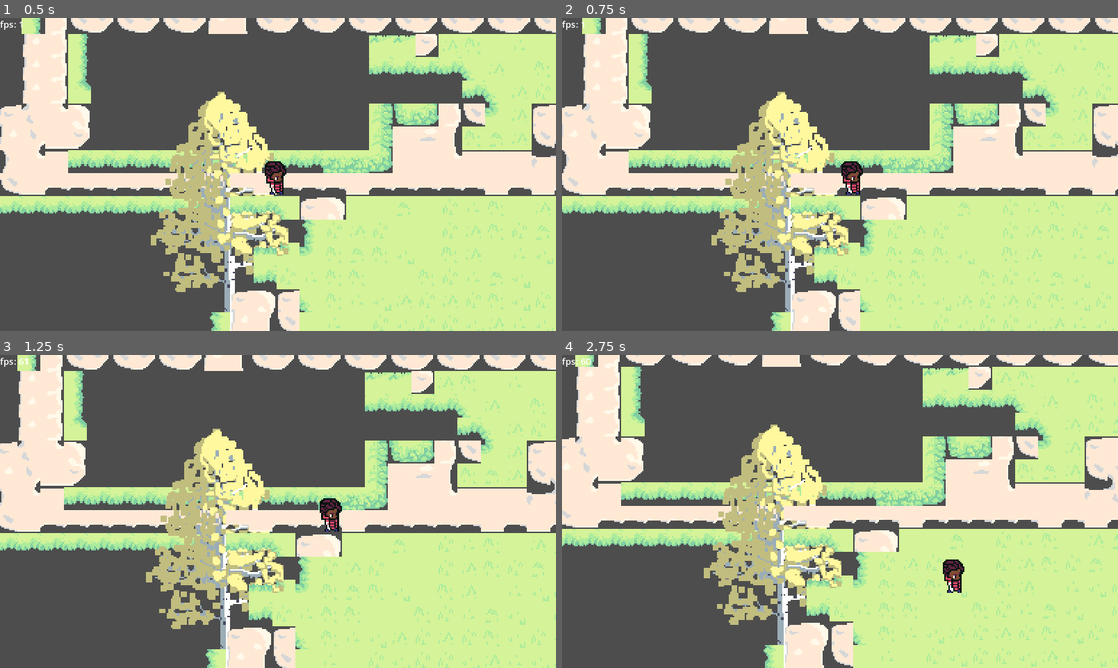
Above: before the commit, frames 1-4 (two rows, left to right).
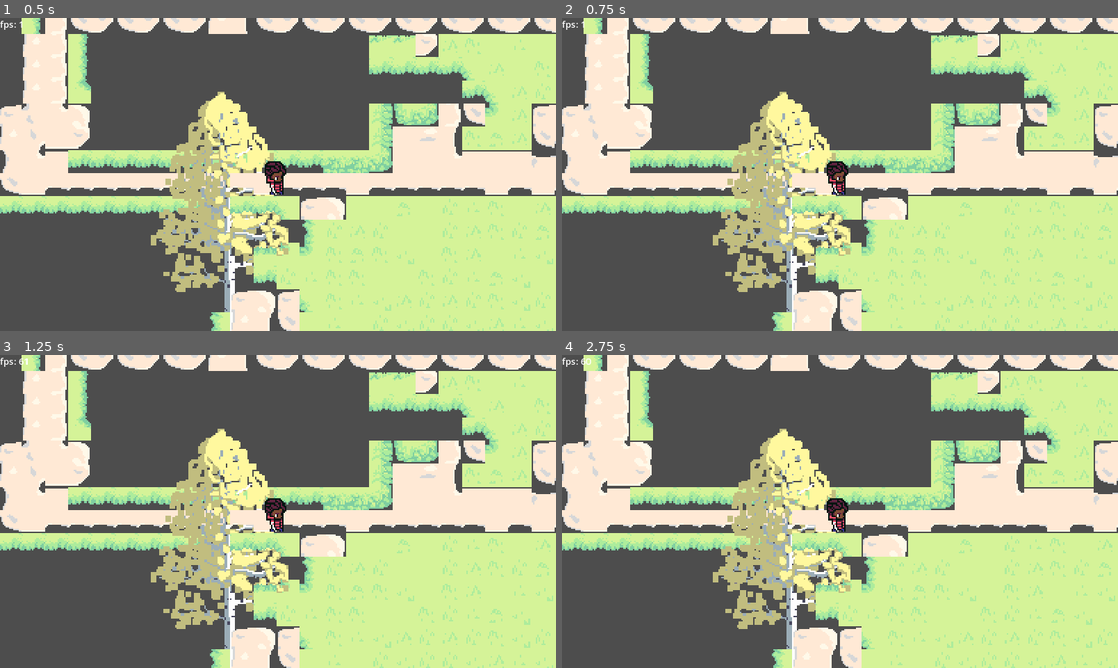
Above: after the commit, the same moments.

Repository: Stealcase/Godot_MOTN
Game: Godot game, scene res://Levels/Test_Level.tscn
The game is run twice, just before and just after one commit, with the same random seed, the same clock (stepped at 60 frames per second) and the same inputs.
Inputs (mouse positions are in pixels of both pictures, inside the frame that each line leads up to):
- Up to frame 1 (0.5 s): no input
- Up to frame 2 (0.75 s): tap Enter at 0.5 s; move the mouse to (962, 158) at 0.52 s; hold D (move_right) from 0.53 s (still down)
- Up to frame 3 (1.25 s): keep holding D (move_right)
- Up to frame 4 (2.75 s): move the mouse to (728, 527) at 1.27 s; release D (move_right) at 1.28 s; hold S (move_down) 1.28-2.03 s; move the mouse to (895, 442) at 2.02 s; hold D (move_right) from 2.03 s (still down)

Frame 1 is identical in both runs. In frame 2, 9.9% of the frame differs, in the area x 0-100%, y 0-100%; in frame 3, 17%; in frame 4, 27%.
Error in both runs: Invalid call. Nonexistent function 'set_shader_uniform' in base 'ShaderMaterial'. (res://Scripts/FollowCamera.gd:49)

Commit message:
Removing movement input from Physics body

Diff:
--- a/Levels/ActorMovement.gd
+++ b/Levels/ActorMovement.gd
@@ -9,24 +9,19 @@
 var _pixels_per_second: float = 2 * TILE_SIZE
 var _step_size: float = 1 / _pixels_per_second
 
-var direction = Vector2.ZERO
-var player_input = Vector2.ZERO
 # Count movement progress in distinct integer steps
 var _pixels_moved: int = 0
 
 
 # Accumulator of deltas, aka fractions of seconds, to time movement.
 var _step: float = 0
+
+var direction = Vector2.ZERO
 var _is_move_input: bool = false
 
-func _process(delta: float):
-	player_input.x = Input.get_axis("move_left", "move_right")
-	player_input.y = Input.get_axis("move_up", "move_down")
-#	if player_input != Vector2.ZERO:
-#		player_input = player_input.normalized()
-	direction = player_input.normalized()
-	#Are we moving?
-	_is_move_input = player_input != Vector2.ZERO
+func receive_input(dir: Vector2, is_moving: bool):
+	direction = dir
+	_is_move_input = is_moving
 
 func _physics_process(delta: float):
 	if not _is_move_input: return
